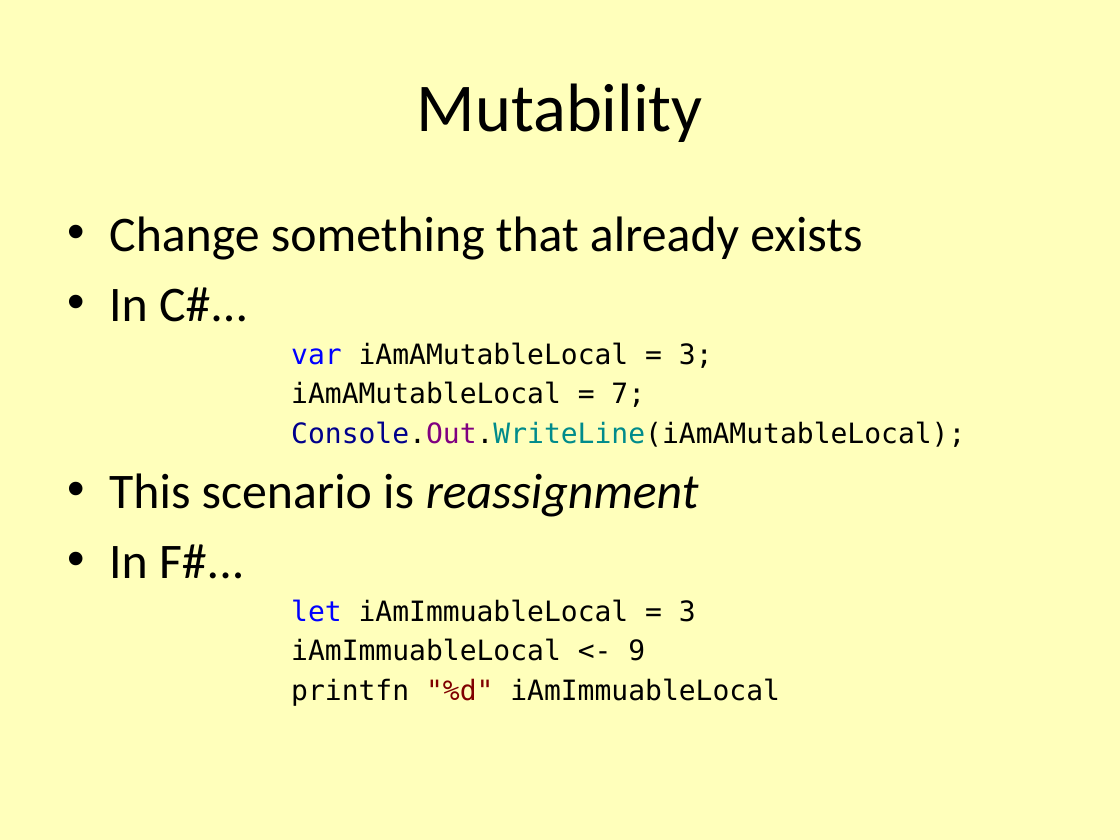
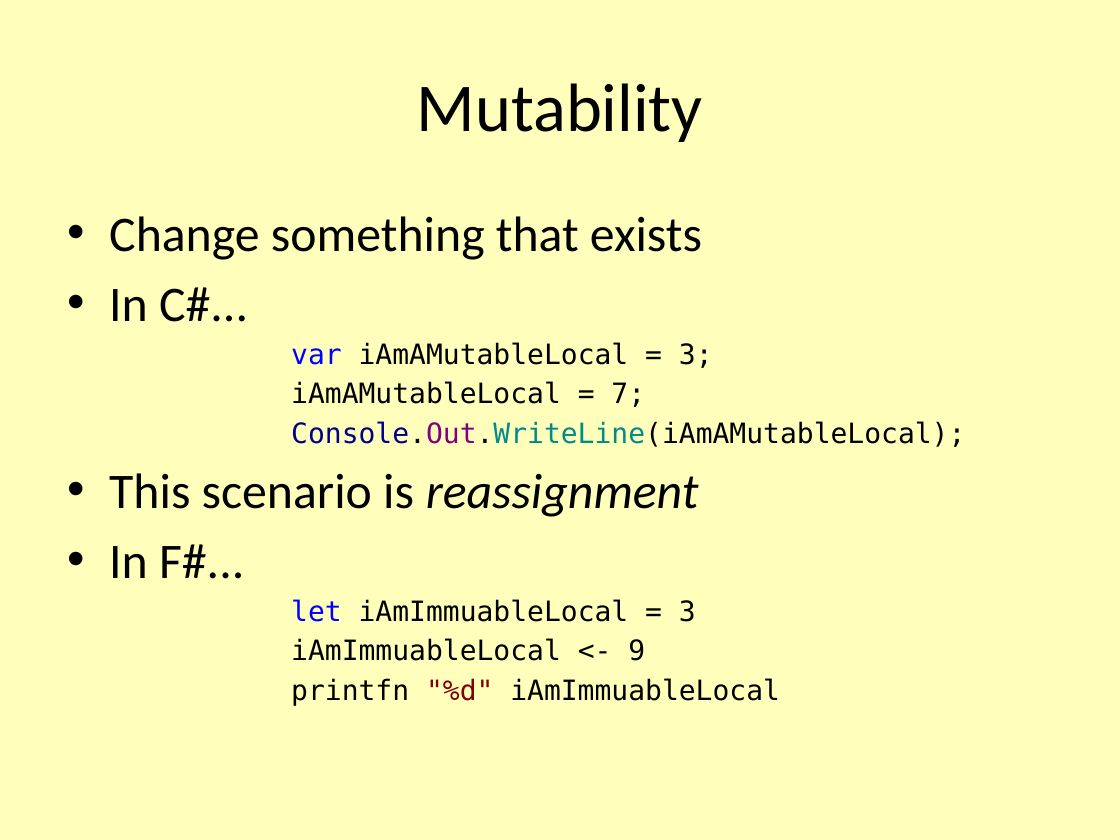
Before and after one commit to vcsjones/Presentations, a slide deck: slide 9 of RCC.2010.2/F.pptx. Drawn at 1120x840 pixels with LibreOffice and Linux fonts; fonts in the diff are those of the drawing. Boxes give left, top, right and bottom in pixels: in the first picture for what was removed or moved away, otherwise in the second. Text is boxed around its words. In the diff, an @@ line names an element or a change of style, - is before the commit and + after.

```diff
--- a/RCC.2010.2/F.pptx
+++ b/RCC.2010.2/F.pptx
@@ text at (x1=109, y1=216, x2=702, y2=260): text changed @@
-• Change something that already exists
+• Change something that exists
```
Also in this commit, not shown: 3 other slides changed, 1 slide removed.
